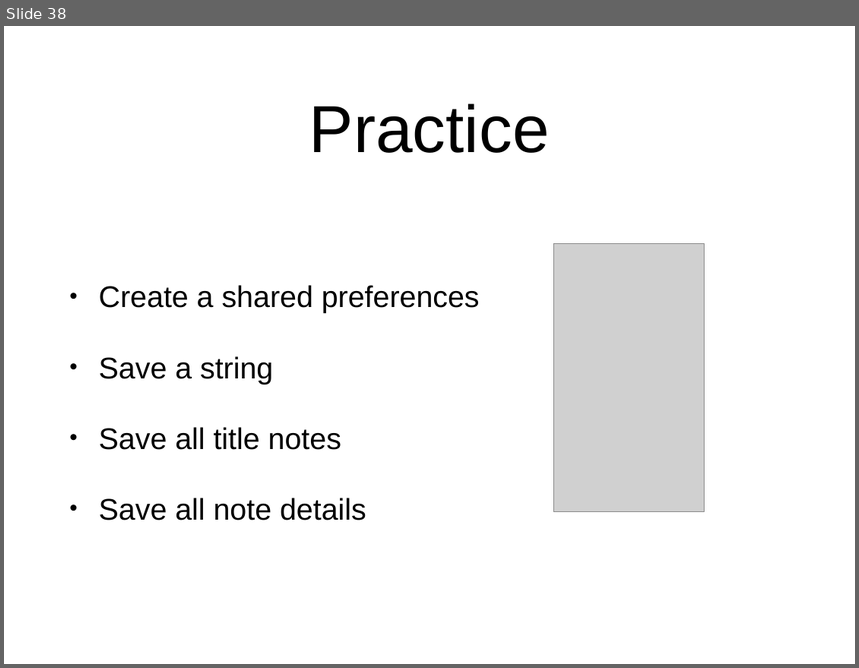
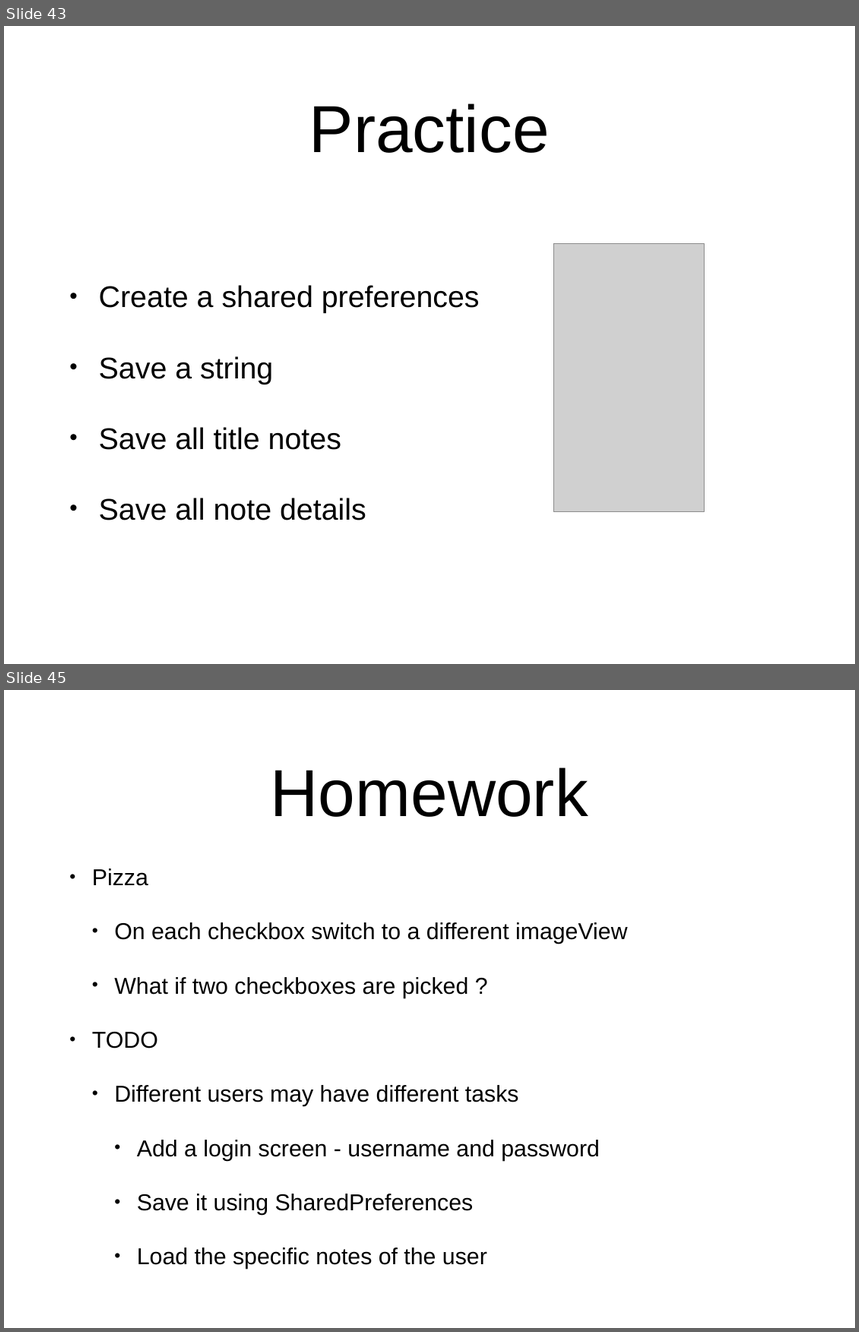
Before and after one commit to SerjSmor/AndroidSweatshop, a slide deck: Slides/Sweatshop 2/Workshop 2.pptx. Shown one above the other, each under a label of ours: slide 38 before the commit, slides 43 and 45 after it; the slides between them are not shown. The pictures are 859x668 and 859x1332 pixels, drawn with LibreOffice and Linux fonts; fonts in the diff are those of the drawing; grey boxes stand for pictures; background and template pictures are left out. Boxes give left, top, right and bottom in pixels: in the first picture for what was removed or moved away, otherwise in the second. Text is boxed around its words. In the diff, an @@ line names an element or a change of style, - is before the commit and + after.

```diff
--- a/Slides/Sweatshop 2/Workshop 2.pptx
+++ b/Slides/Sweatshop 2/Workshop 2.pptx
@@ slide 45 added at [4, 690, 855, 1328], background #FFFFFF @@
@@ title added at [271, 768, 588, 817], 80 pt, text #000000 @@
+Homework
@@ text added at [92, 869, 628, 1269], 27.7 pt, text #000000 @@
+• Pizza
+  • On each checkbox switch to a different imageView
+  • What if two checkboxes are picked ?
+• TODO
+  • Different users may have different tasks
+    • Add a login screen - username and password
+    • Save it using SharedPreferences
+    • Load the specific notes of the user
@@ what was slide 38 is now slide 43 @@
```
Also in this commit, not shown: 1 slide changed, 8 other slides added, 3 slides removed, 35 other files.
